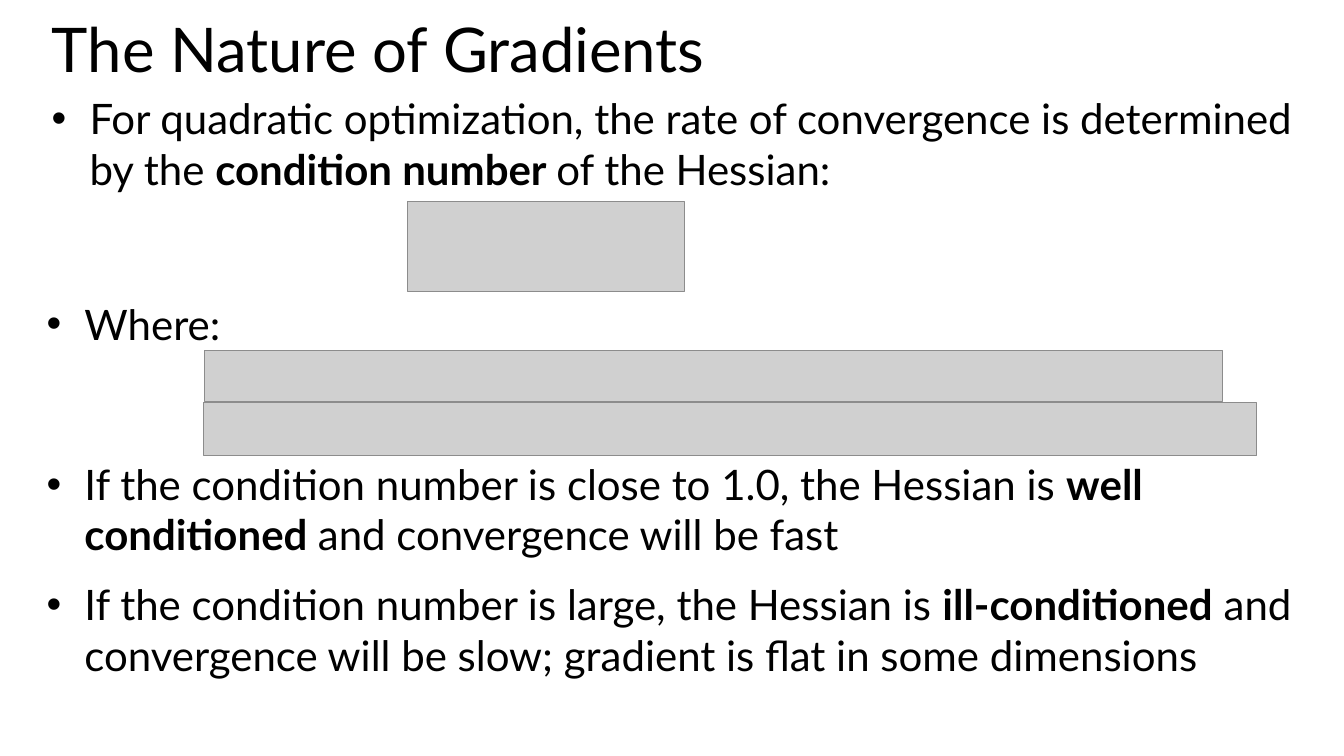
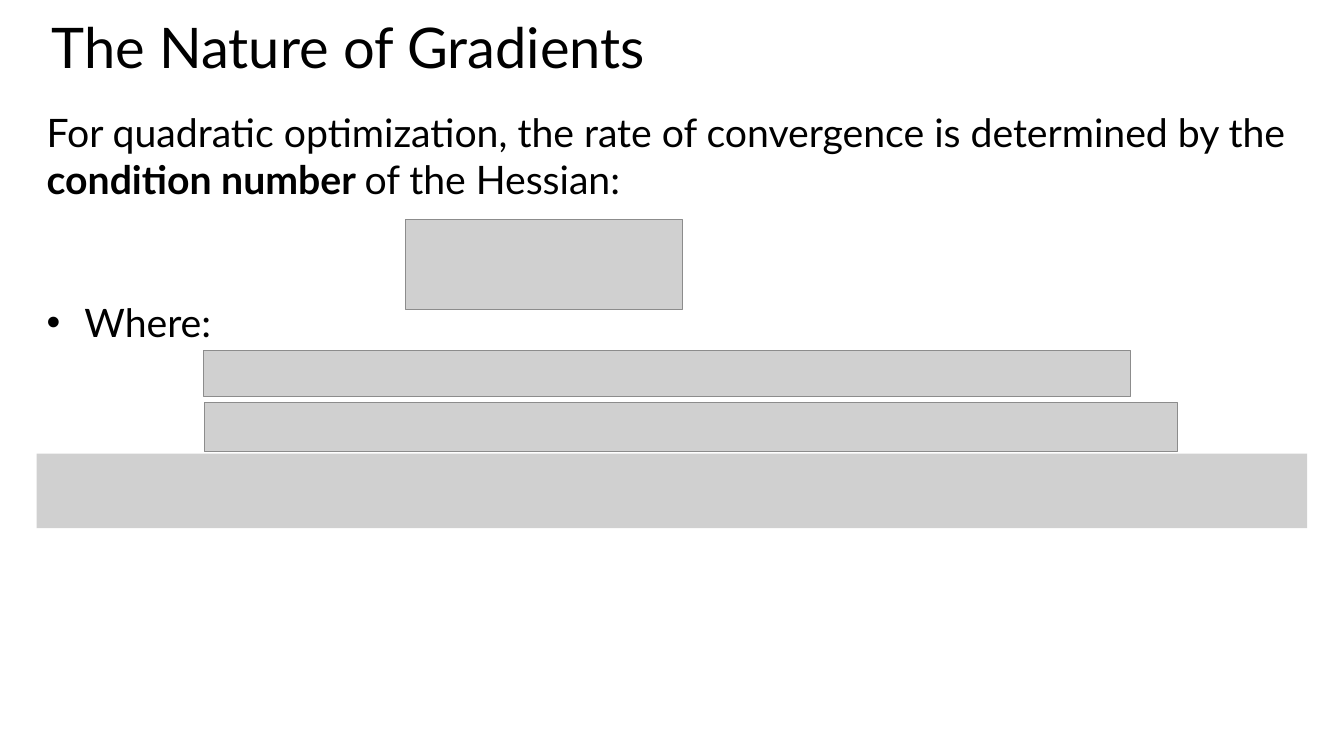
Before and after one commit to StephenElston/CSCI-E25, a slide deck: slide 20 of Slides/7_RegularizationAndOptimization.pptx. Drawn at 1344x756 pixels with LibreOffice and Linux fonts; fonts in the diff are those of the drawing; grey boxes stand for pictures. Boxes give left, top, right and bottom in pixels: in the first picture for what was removed or moved away, otherwise in the second. Text is boxed around its words. In the diff, an @@ line names an element or a change of style, - is before the commit and + after.

```diff
--- a/Slides/7_RegularizationAndOptimization.pptx
+++ b/Slides/7_RegularizationAndOptimization.pptx
@@ title "The Nature of Gradients" at box(52, 26, 645, 69): size 44 to 40 pt @@
@@ text "For quadratic optimization, the rate ...": place and size @@
-text "For quadratic optimization, the rate ..." at box(90, 103, 1292, 193)
+text "For quadratic optimization, the rate ..." at box(47, 118, 1286, 195)
@@ text "For quadratic optimization, the rate ..." at box(47, 118, 1286, 195): size 30 to 28 pt; bullet • to none @@
@@ picture: place and size @@
-picture at box(407, 202, 684, 291)
+picture at box(406, 220, 683, 310)
@@ text "Where:" at box(84, 308, 211, 338): size 30 to 28 pt @@
@@ picture: place and size @@
-picture at box(204, 351, 1223, 401)
+picture at box(204, 351, 1130, 397)
@@ picture: place and size @@
-picture at box(204, 403, 1256, 456)
+picture at box(204, 403, 1177, 453)
@@ picture added at box(36, 454, 1307, 528) @@
@@ text removed at box(84, 468, 1292, 679) @@
-• If the condition number is close to 1.0, the Hessian is well conditioned and convergence will be fast
-• If the condition number is large, the Hessian is ill-conditioned and convergence will be slow; gradient is flat in some dimensions
```
Also in this commit, not shown: 19 other slides changed, 1 slide added.
